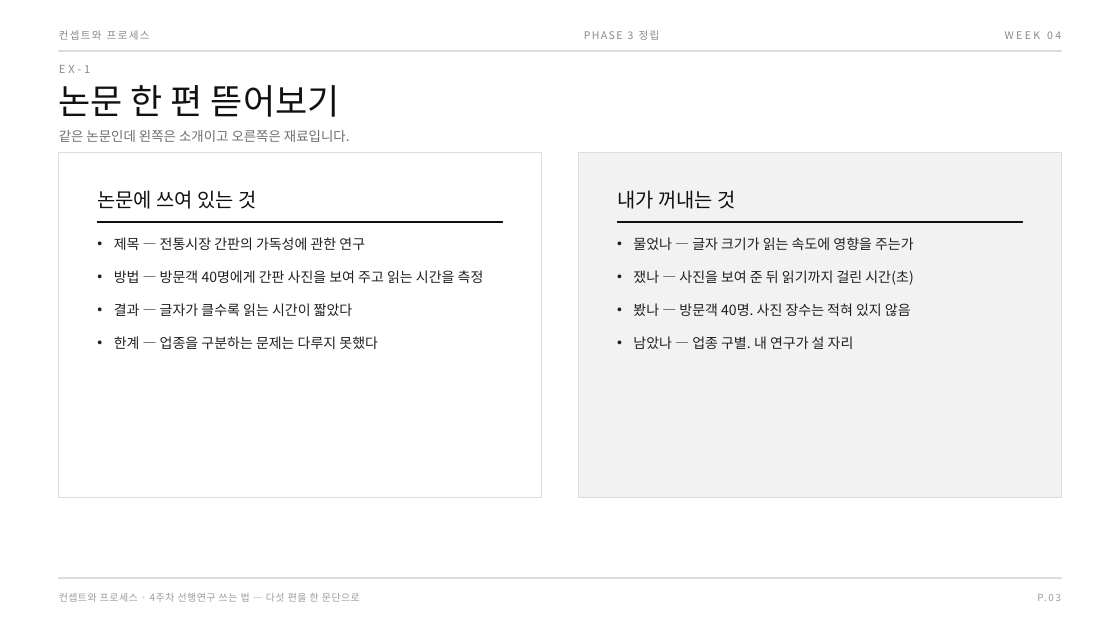
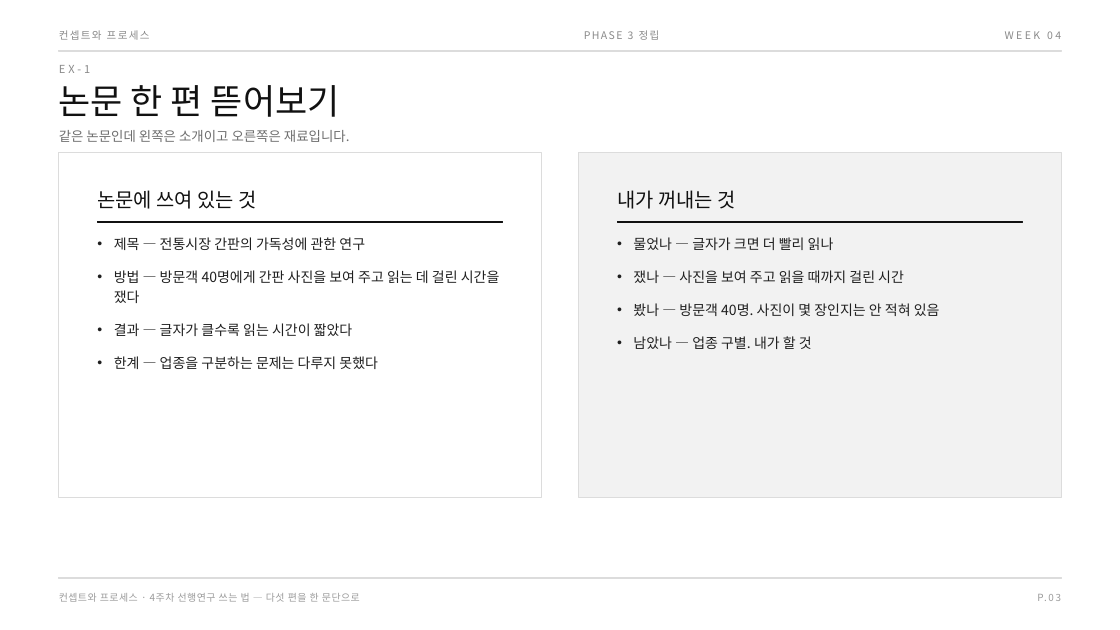
Before and after one commit to design-eng/MIN.D, a slide deck: slide 6 of dist/weeks-대학원/컨셉트와프로세스_04주차_선행연구쓰는법.pptx. Drawn at 1120x630 pixels with LibreOffice and Linux fonts; fonts in the diff are those of the drawing. Boxes give left, top, right and bottom in pixels: in the first picture for what was removed or moved away, otherwise in the second. Text is boxed around its words. In the diff, an @@ line names an element or a change of style, - is before the commit and + after.

```diff
--- a/dist/weeks-대학원/컨셉트와프로세스_04주차_선행연구쓰는법.pptx
+++ b/dist/weeks-대학원/컨셉트와프로세스_04주차_선행연구쓰는법.pptx
@@ text at [633,237,940,349]: text changed @@
-• 물었나 — 글자 크기가 읽는 속도에 영향을 주는가
-• 쟀나 — 사진을 보여 준 뒤 읽기까지 걸린 시간(초)
-• 봤나 — 방문객 40명. 사진 장수는 적혀 있지 않음
-• 남았나 — 업종 구별. 내 연구가 설 자리
+• 물었나 — 글자가 크면 더 빨리 읽나
+• 쟀나 — 사진을 보여 주고 읽을 때까지 걸린 시간
+• 봤나 — 방문객 40명. 사진이 몇 장인지는 안 적혀 있음
+• 남았나 — 업종 구별. 내가 할 것
@@ text at [114,270,500,303]: text changed @@
-• 방법 — 방문객 40명에게 간판 사진을 보여 주고 읽는 시간을 측정
+• 방법 — 방문객 40명에게 간판 사진을 보여 주고 읽는 데 걸린 시간을 쟀다
```
Also in this commit, not shown: 15 other slides changed, 4 other files.
